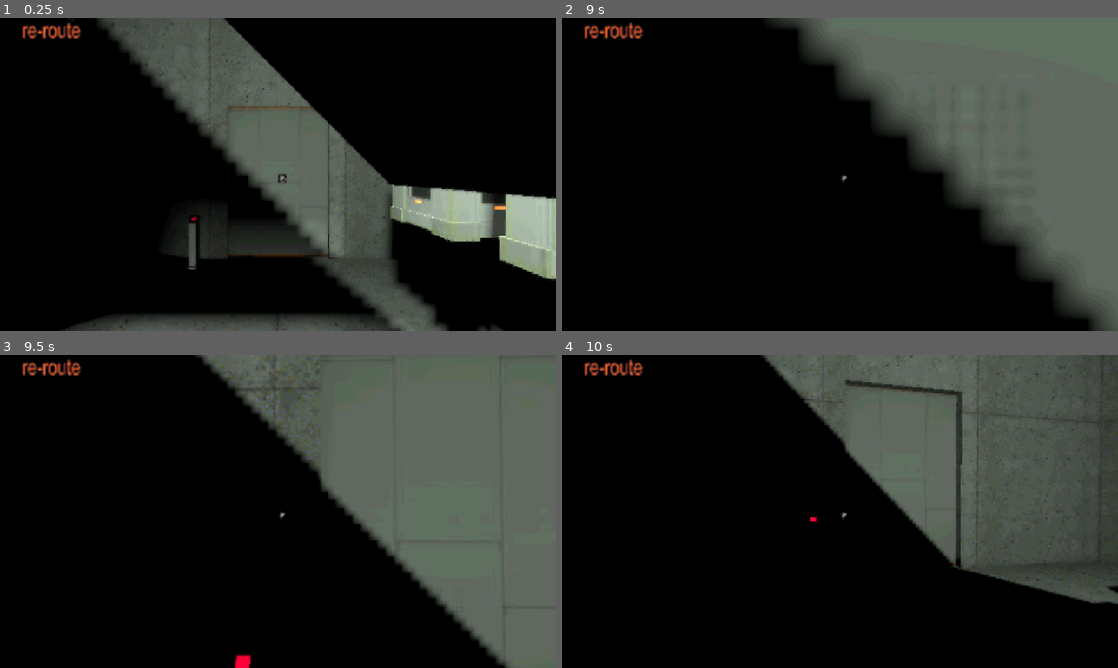
Above: before the commit, frames 1-4 (two rows, left to right).
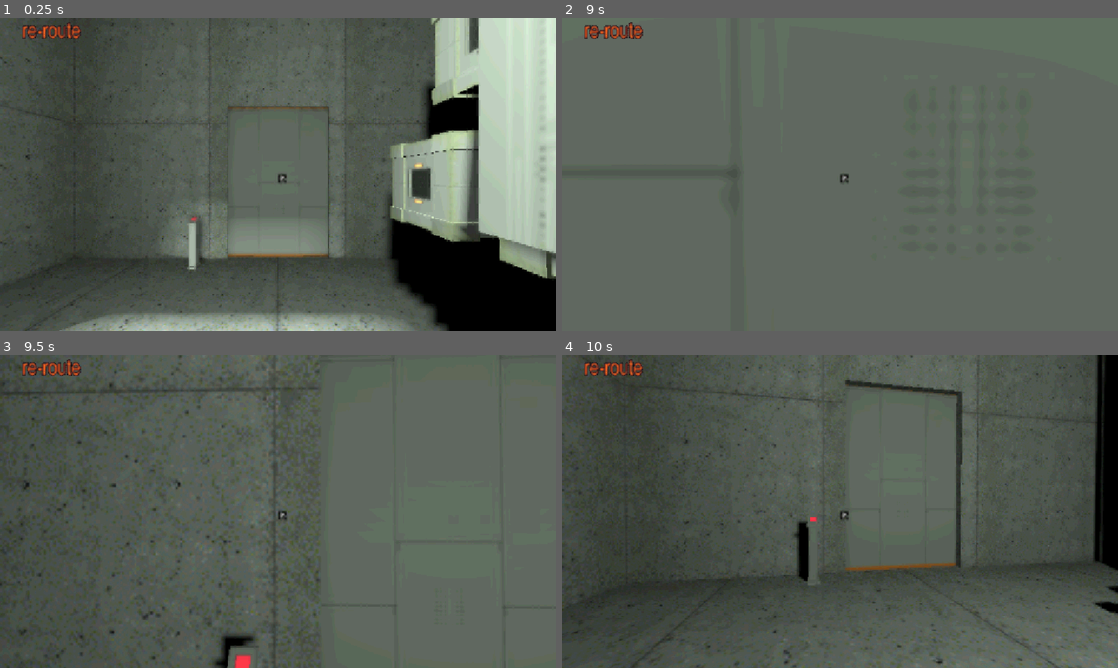
Above: after the commit, the same moments.

Repository: shagower/RE-ROUTE
Game: Godot game, scene res://main.tscn
Two runs of this game, one before a commit and one after it. Both use one fixed random seed, a clock stepped at 60 frames per second and the inputs below.
Inputs (mouse positions are in pixels of both pictures, inside the frame that each line leads up to):
- Up to frame 1 (0.25 s): no input
- Up to frame 2 (9 s): tap Enter at 0.5, 3.5, 5 s; move the mouse to (867, 174) at 0.52 s; hold W (char_up) 0.53-5.78 s; tap Ctrl (char_crouch) at 0.6, 4.35, 8.1 s; tap Space (char_jump) at 0.77, 1.52, 2, 3.02, 3.77, 4.25, 4.52, 5.75, 6.02, 6.77, 7.52 s; move the mouse to (812, 174) at 1.27 s; tap Shift (char_sprint) at 1.35, 5.1, 8.85 s; move the mouse to (851, 168) at 2.02 s; hold E (interact) 2.03-2.78 s; move the mouse to (834, 180) at 2.77 s; click (834, 180) at 2.85 s; move the mouse to (878, 177) at 3.52 s; tap I at 3.6, 7.35 s; move the mouse to (795, 171) at 4.27 s; move the mouse to (845, 174) at 5.02 s; move the mouse to (817, 168) at 5.77 s; hold D (char_right) 5.78-6.53 s; tap E (interact) at 5.85 s; move the mouse to (867, 174) at 6.52 s; press the mouse at (867, 174) at 6.53 s; hold W (char_up) 6.53-8.78 s; move the mouse to (812, 174) at 7.27 s; release the mouse at (812, 174) at 7.28 s; move the mouse to (851, 168) at 8.02 s; move the mouse to (834, 180) at 8.77 s; hold A (char_left) from 8.78 s (still down)
- Up to frame 3 (9.5 s): keep holding A (char_left); tap Space (char_jump) at 9.02 s
- Up to frame 4 (10 s): move the mouse to (878, 514) at 9.52 s; release A (char_left) at 9.53 s; hold W (char_up) from 9.53 s (still down); hold E (interact) from 9.53 s (still down); tap Space (char_jump) at 9.77 s

The runs differ from the first frame. In frame 1, 70% of the frame differs, in the area x 0-100%, y 0-100%; in frame 2, 71%; in frame 3, 63%; in frame 4, 69%.

Commit message:
new bounce pad

Diff:
--- a/Assets/Prefabs/bounce_pad.tscn
+++ b/Assets/Prefabs/bounce_pad.tscn
@@ -2,32 +2,21 @@
 
 [ext_resource type="Script" uid="uid://dcihonbt58fj3" path="res://Assets/Prefabs/Scripts/bounce_pad.gd" id="1_hqe6q"]
 [ext_resource type="Material" uid="uid://tqueyobpmejo" path="res://Assets/Materials/bouncepad.tres" id="2_bs1ti"]
-[ext_resource type="Script" uid="uid://botrwft07418o" path="res://rotatepart.gd" id="3_ptibe"]
-[ext_resource type="Material" uid="uid://dw0e8qcxbm2ot" path="res://Assets/Materials/concrete_wall.tres" id="4_hjih1"]
 
 [sub_resource type="BoxShape3D" id="BoxShape3D_oi4gx"]
 size = Vector3(2.634491, 3.2416687, 0.24572754)
 
 [sub_resource type="BoxMesh" id="BoxMesh_uf1ln"]
 
-[sub_resource type="BoxMesh" id="BoxMesh_rufcw"]
-size = Vector3(1, 1.5375977, 2.8935547)
-
-[node name="BouncePad" type="Area3D" unique_id=1966357903 groups=["BouncePad"]]
+[node name="BouncePad" type="Area3D" unique_id=1966357903 groups=["BouncePad", "Reticle_Interact"]]
 transform = Transform3D(1, 0, 0, 0, 0.99999994, 0, 0, 0, 0.99999994, 0, 0, 0)
 script = ExtResource("1_hqe6q")
 
-[node name="CollisionShape3D" type="CollisionShape3D" parent="." unique_id=828721477 groups=["BouncePad"]]
-transform = Transform3D(1, 0, 0, 0, 0.9999904, 0, 0, 0, 0.9999904, 0.027008057, 0.029206512, -0.0026245099)
+[node name="CollisionShape3D" type="CollisionShape3D" parent="." unique_id=828721477 groups=["BouncePad", "Reticle_Interact"]]
+transform = Transform3D(1, 0, 0, 0, 0.9999903, 0, 0, 0, 0.9999903, 0, 0, 0)
 shape = SubResource("BoxShape3D_oi4gx")
 
-[node name="MeshInstance3D2" type="MeshInstance3D" parent="." unique_id=1899185543]
-transform = Transform3D(2.6, 0, 0, 0, 3.1999986, 0, 0, 0, 0.09999992, 0, 0, 0)
+[node name="MeshInstance3D2" type="MeshInstance3D" parent="." unique_id=1899185543 groups=["BouncePad", "Reticle_Interact"]]
+transform = Transform3D(2.6, 0, 0, 0, 3.199998, 0, 0, 0, 0.0999999, 0, 0, 0)
 material_override = ExtResource("2_bs1ti")
 mesh = SubResource("BoxMesh_uf1ln")
-script = ExtResource("3_ptibe")
-
-[node name="MeshInstance3D" type="MeshInstance3D" parent="MeshInstance3D2" unique_id=412022247]
-transform = Transform3D(0.048223373, 0, 0, 0, 1, 0, 0, 0, 0.22902773, 0, -0.3062787, -0.03489685)
-material_override = ExtResource("4_hjih1")
-mesh = SubResource("BoxMesh_rufcw")
--- a/main.tscn
+++ b/main.tscn
@@ -165,8 +165,8 @@
 [node name="Button2" parent="." unique_id=1085458486 instance=ExtResource("10_4c57u")]
 transform = Transform3D(-4.371139e-08, 0, 1, 0, 1, 0, -1, 0, -4.371139e-08, -1.1509426, 0.0003838539, 5.2233095)
 
-[node name="BouncePad" parent="." unique_id=1966357903 instance=ExtResource("15_2cqfq")]
-transform = Transform3D(1, 0, 0, 0, 0.7071067, -0.7071067, 0, 0.7071067, 0.7071067, 0, 3.5856345, 0.3828125)
+[node name="BouncePad" parent="." unique_id=1966357903 groups=["ObjectCollision", "PlayerCollision"] instance=ExtResource("15_2cqfq")]
+transform = Transform3D(1, 0, 0, 0, 0.99999994, 0, 0, 0, 0.99999994, -0.03603697, 3.7085183, -1.3599758)
 
 [connection signal="pressed" from="Button" to="Map/door" method="_on_button_pressed"]
 [connection signal="pressed" from="Button2" to="orbmachine" method="_on_button_2_pressed"]
--- a/rotatepart.gd
+++ /dev/null
@@ -1,11 +0,0 @@
-extends MeshInstance3D
-
-
-# Called when the node enters the scene tree for the first time.
-func _ready() -> void:
-	pass
-
-
-# Called every frame. 'delta' is the elapsed time since the previous frame.
-func _process(delta: float) -> void:
-	pass
Not shown, removed: rotatepart.gd.uid
